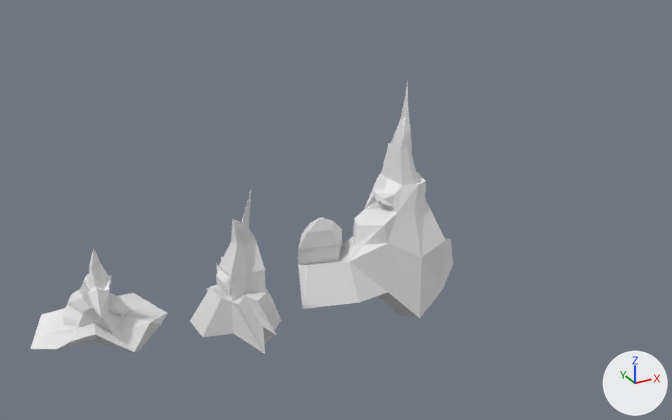
One commit to the Blender file art/models/props/Cave_Spike/Cave_Spike 3 Variants.blend: the scene before it, then after it.
Before and after are seen from a 50 mm camera at (-3.79, -5.79, 3.95) aimed at (-0.5, 0.19, 0.95). The axes (+X, +Y, +Z) are drawn at lower right. The lights are the same throughout. The picture after the commit comes second.

In view in the first picture: 'Cake_Spike_Waist', 'Cave_Spike_Knee', 'Cave_Spike_Model Height'.
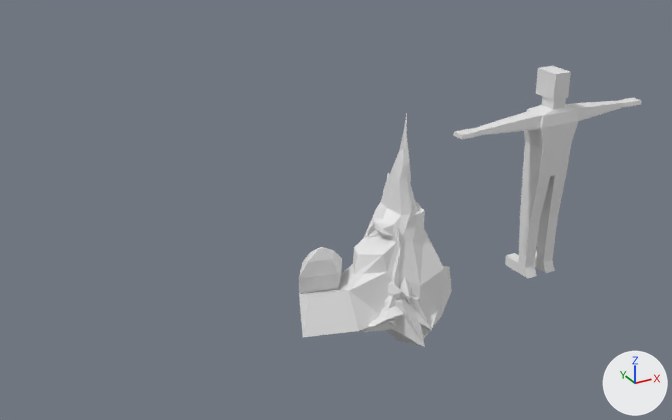
What differs and where, as boxes [x1, y1, x2, y2] in the pictures (672 x 420 px):
'Cave_Spike_Model Height', moved: before [298, 81, 453, 318]; after [299, 113, 452, 346]
'reference', shown: after [453, 66, 641, 279]
'Cake_Spike_Waist', moved: before [190, 187, 281, 354]; after [362, 200, 432, 347]
'Cave_Spike_Knee', moved: before [30, 248, 168, 353]; after [368, 277, 438, 329]

The change, as a diff of the scene's bpy script:
```diff
--- a/art/models/props/Cave_Spike/Cave_Spike 3 Variants.blend.py
+++ b/art/models/props/Cave_Spike/Cave_Spike 3 Variants.blend.py
@@ ob_cave_spike_model_height @@
 ob_cave_spike_model_height = bpy.data.objects.new('Cave_Spike_Model Height', me_cube_002)
-ob_cave_spike_model_height.location = (-0.072, 0.104, 0.963)
+ob_cave_spike_model_height.location = (-0.072, 0.104, 0.703)
 ob_cave_spike_model_height.scale = (0.164, 0.164, 0.164)
@@ ob_cave_spike_knee @@
 ob_cave_spike_knee = bpy.data.objects.new('Cave_Spike_Knee', me_cube_003)
-ob_cave_spike_knee.location = (-2.476, 0.121, 0.551)
+ob_cave_spike_knee.location = (-0.032, -0.023, 0.106)
 ob_cave_spike_knee.scale = (0.0671, 0.0671, 0.0671)
@@ ob_cake_spike_waist @@
 ob_cake_spike_waist = bpy.data.objects.new('Cake_Spike_Waist', me_cube_004)
-ob_cake_spike_waist.location = (-1.252, -0.166, -0.352)
+ob_cake_spike_waist.location = (0.179, -0.109, -0.757)
 ob_cake_spike_waist.scale = (0.659, 0.659, 0.659)
@@ ob_reference @@
 ob_reference.location = (1.483, 0.0, 0.0)
-ob_reference.hide_set(True)  # its collection is switched off
```
